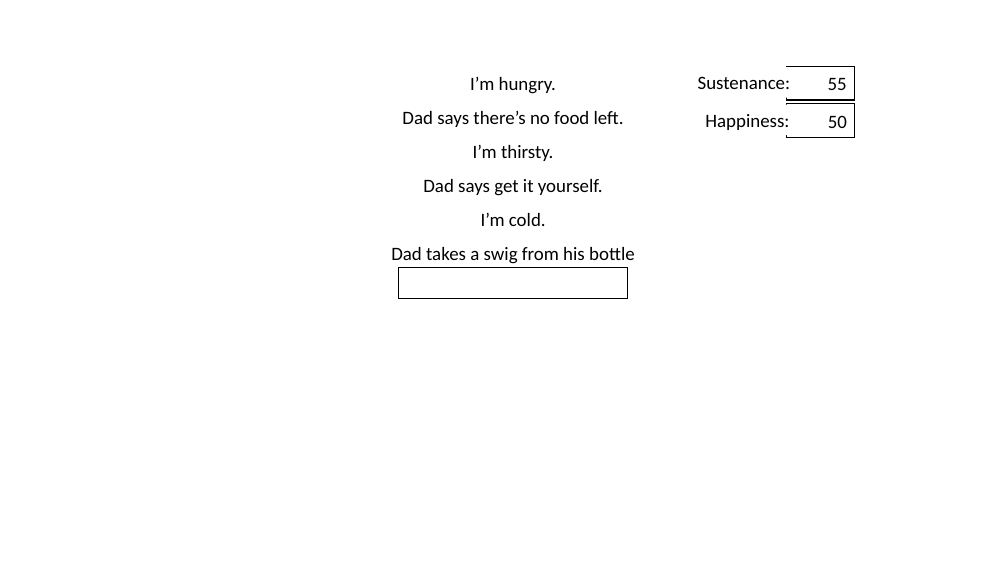
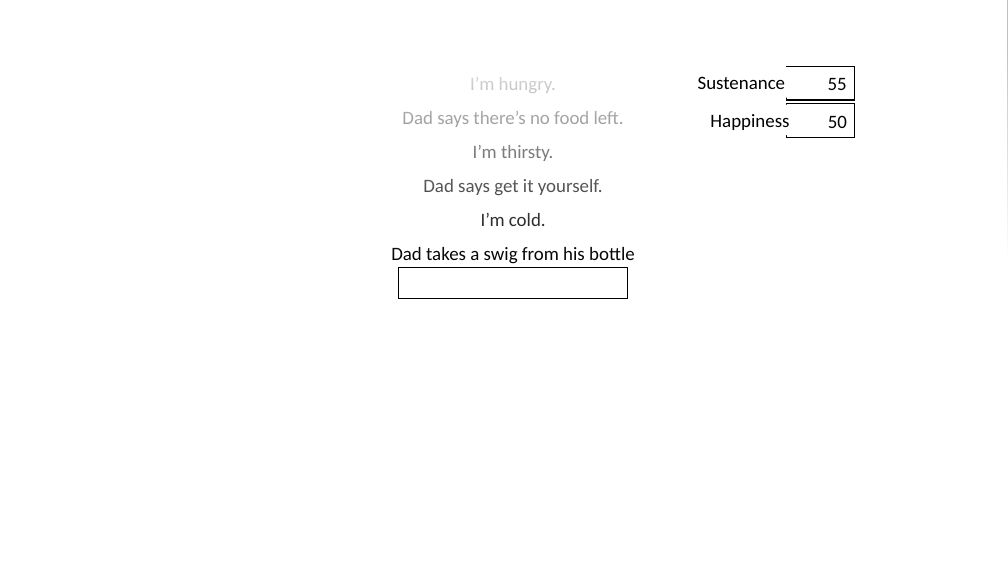
Before and after one commit to jeremyhon/Cycle-of-Life, a slide deck: slide 8 of Prototype.pptx (slide 7 before the commit). Drawn at 1008x567 pixels with LibreOffice and Linux fonts; fonts in the diff are those of the drawing. Boxes give left, top, right and bottom in pixels: in the first picture for what was removed or moved away, otherwise in the second. Text is boxed around its words. In the diff, an @@ line names an element or a change of style, - is before the commit and + after.

```diff
--- a/Prototype.pptx
+++ b/Prototype.pptx
@@ rectangle added at <box>0,0,1008,262</box>, fill gradient #FFFFFF @@
@@ text at <box>698,76,786,89</box>: text changed @@
-Sustenance:
+Sustenance
@@ text at <box>710,114,789,130</box>: text changed @@
-Happiness:
+Happiness
```
Also in this commit, not shown: 10 other slides changed, 5 slides added, 21 other files.
